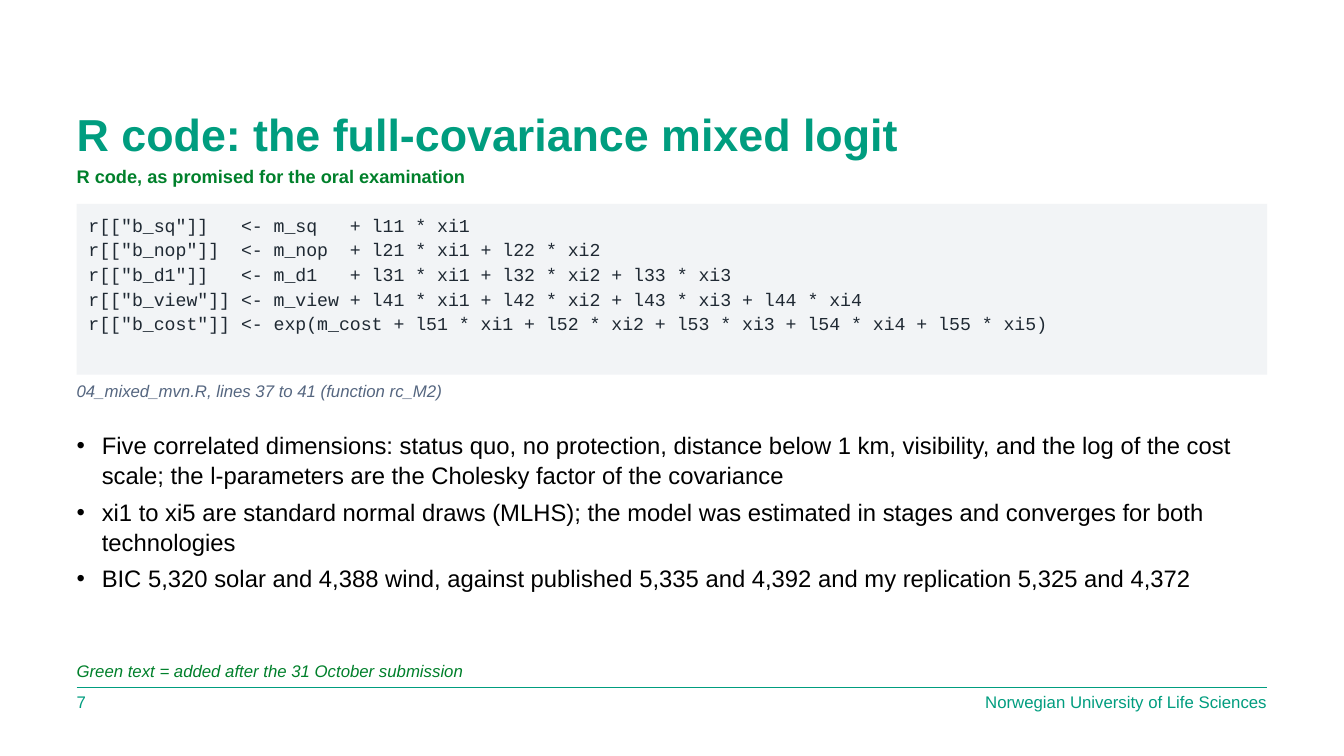
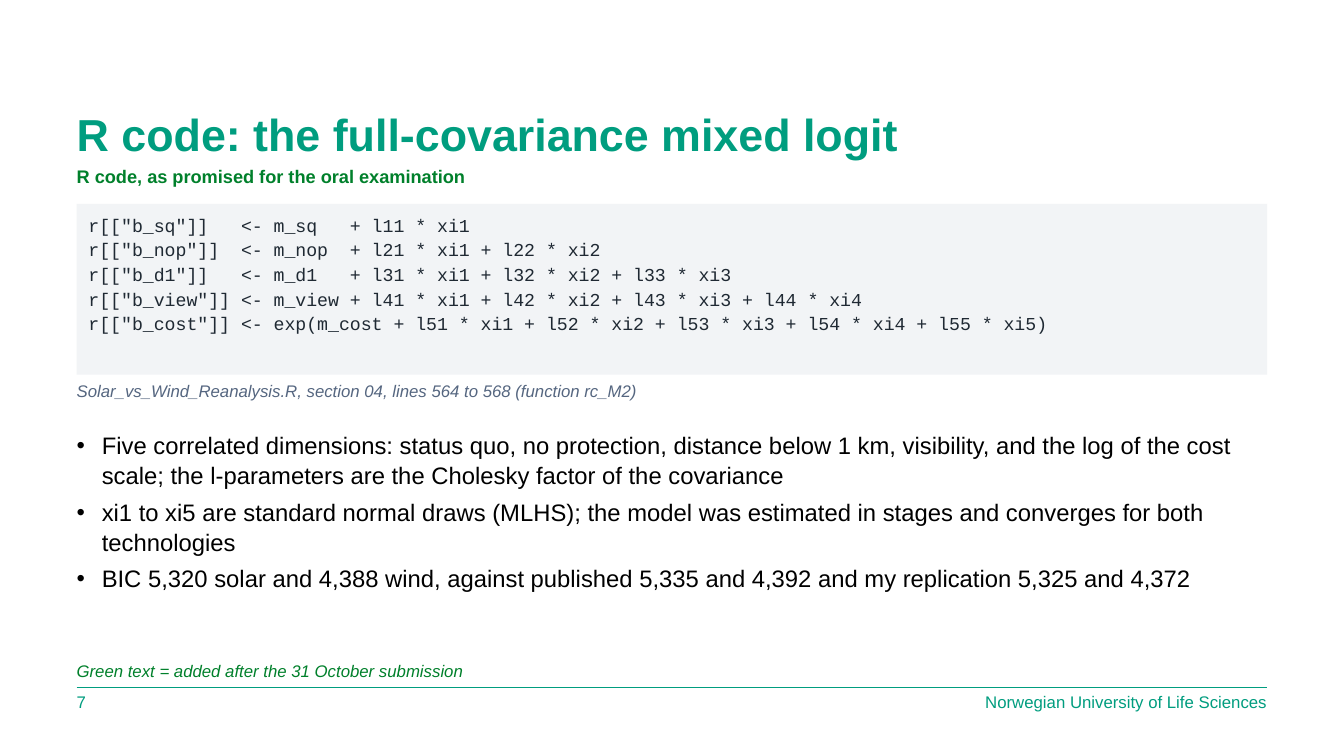
Before and after one commit to binosapk/Replication-of-Anders-et-al-2026-, a slide deck: slide 8 of docs/Defense_Presentation_13Nov.pptx. Drawn at 1344x756 pixels with LibreOffice and Linux fonts; fonts in the diff are those of the drawing; background and template pictures are left out. Boxes give left, top, right and bottom in pixels: in the first picture for what was removed or moved away, otherwise in the second. Text is boxed around its words. In the diff, an @@ line names an element or a change of style, - is before the commit and + after.

```diff
--- a/docs/Defense_Presentation_13Nov.pptx
+++ b/docs/Defense_Presentation_13Nov.pptx
@@ text at box(77, 385, 636, 401): text changed @@
-04_mixed_mvn.R, lines 37 to 41 (function rc_M2)
+Solar_vs_Wind_Reanalysis.R, section 04, lines 564 to 568 (function rc_M2)
```
Also in this commit, not shown: 6 other slides changed, 26 other files.
